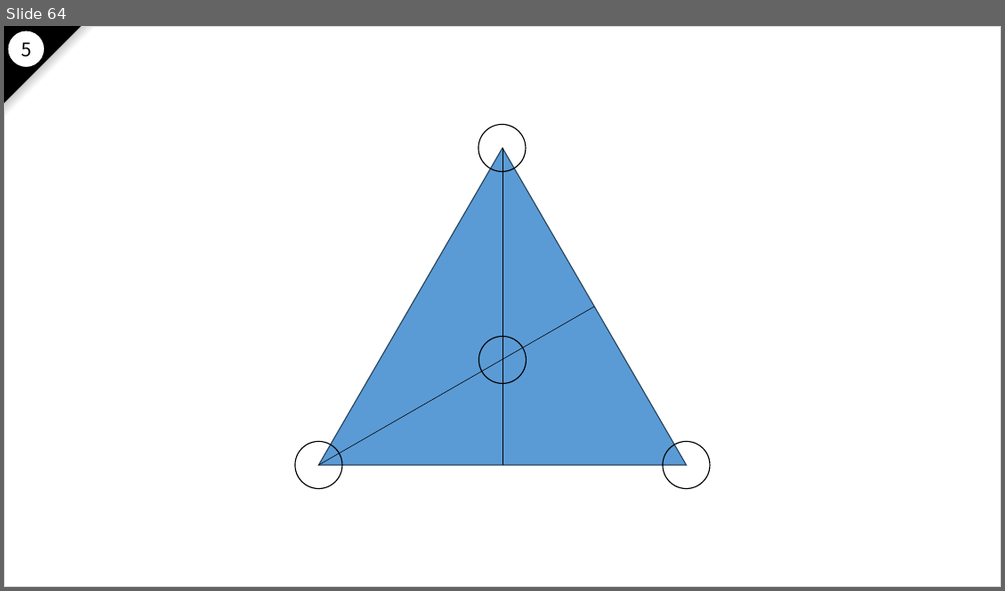
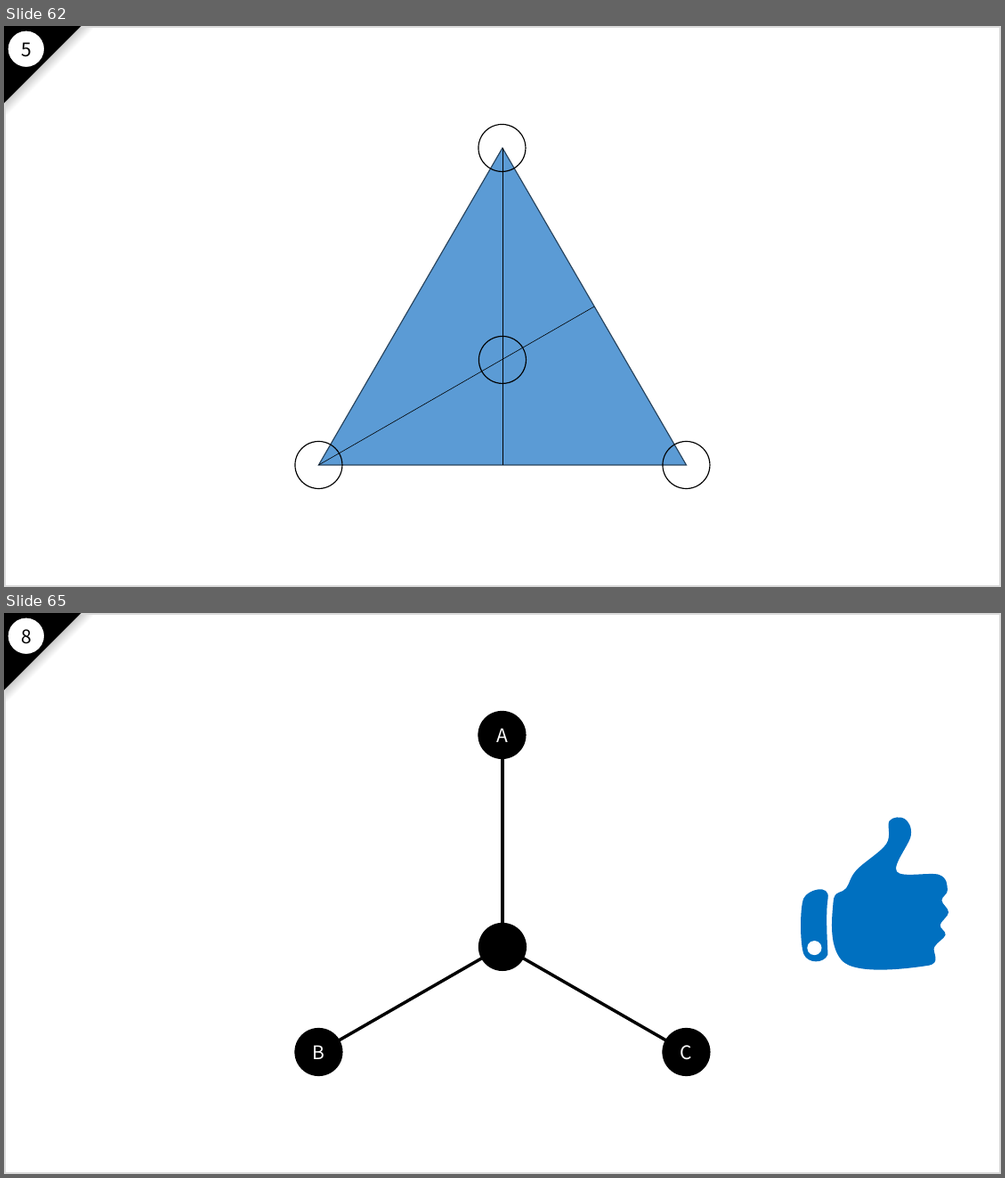
Before and after one commit to nakayama-kazuki/2021, a slide deck: pptx/power-punch-v2.pptx. Shown one above the other, each under a label of ours: slide 64 before the commit, slides 62 and 65 after it; the slides between them are not shown. The pictures are 1005x591 and 1005x1178 pixels, drawn with LibreOffice and Linux fonts; fonts in the diff are those of the drawing. Boxes give left, top, right and bottom in pixels: in the first picture for what was removed or moved away, otherwise in the second. Text is boxed around its words. In the diff, an @@ line names an element or a change of style, - is before the commit and + after.

```diff
--- a/pptx/power-punch-v2.pptx
+++ b/pptx/power-punch-v2.pptx
@@ slide 65 added at box(4, 613, 1001, 1174), background #FFFFFF; not listed: 4 template elements that a slide beside it also shows @@
@@ text added at box(21, 629, 32, 644), 18 pt, text #000000 @@
+8
@@ ellipse added at box(478, 711, 526, 758), fill #000000, outline #000000 1 pt, 18 pt, text #FFFFFF @@
+A
@@ line added from (502, 735) to (502, 947), #000000 3 pt @@
@@ freeform shape added at box(832, 817, 948, 970), fill #0070C0 @@
@@ freeform shape added at box(801, 889, 829, 962), fill #0070C0 @@
@@ ellipse added at box(479, 924, 526, 971), fill #000000, outline #000000 1 pt @@
@@ line added from (502, 947) to (319, 1052), #000000 3 pt @@
@@ line added from (687, 1052) to (502, 947), #000000 3 pt @@
@@ ellipse added at box(807, 941, 821, 955), fill #FFFFFF @@
@@ ellipse added at box(295, 1028, 342, 1075), fill #000000, outline #000000 1 pt, 18 pt, text #FFFFFF @@
+B
@@ ellipse added at box(663, 1028, 710, 1075), fill #000000, outline #000000 1 pt, 18 pt, text #FFFFFF @@
+C
@@ what was slide 64 is now slide 62 @@
```
Also in this commit, not shown: 137 other slides changed, 16 other slides added, 4 slides removed.
